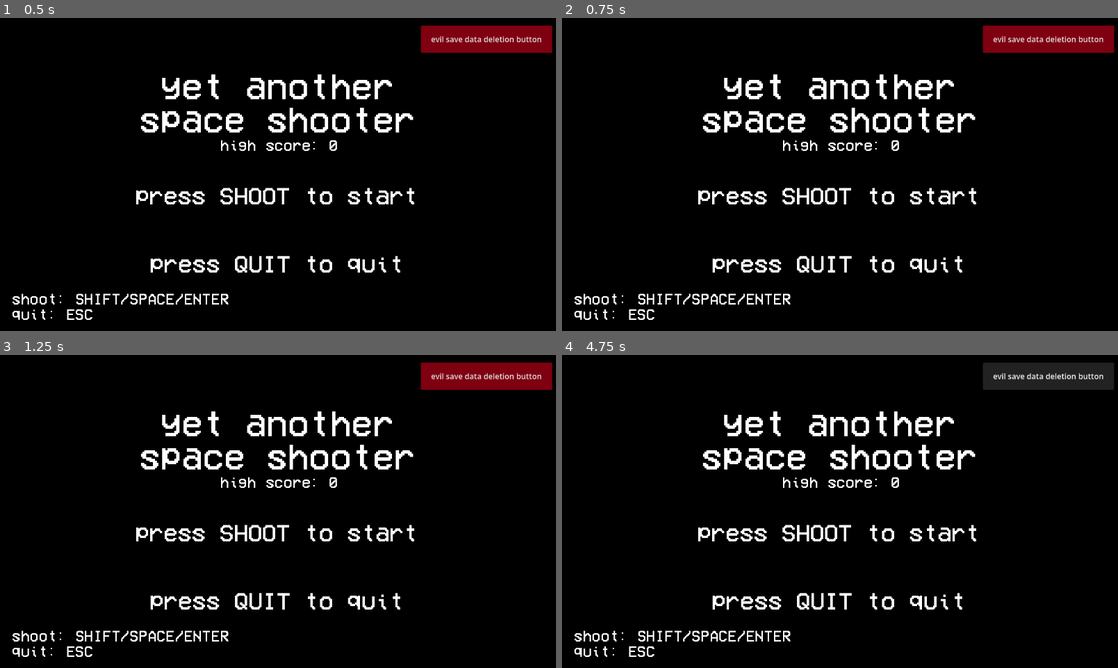
Above: before the commit, frames 1-4 (two rows, left to right).
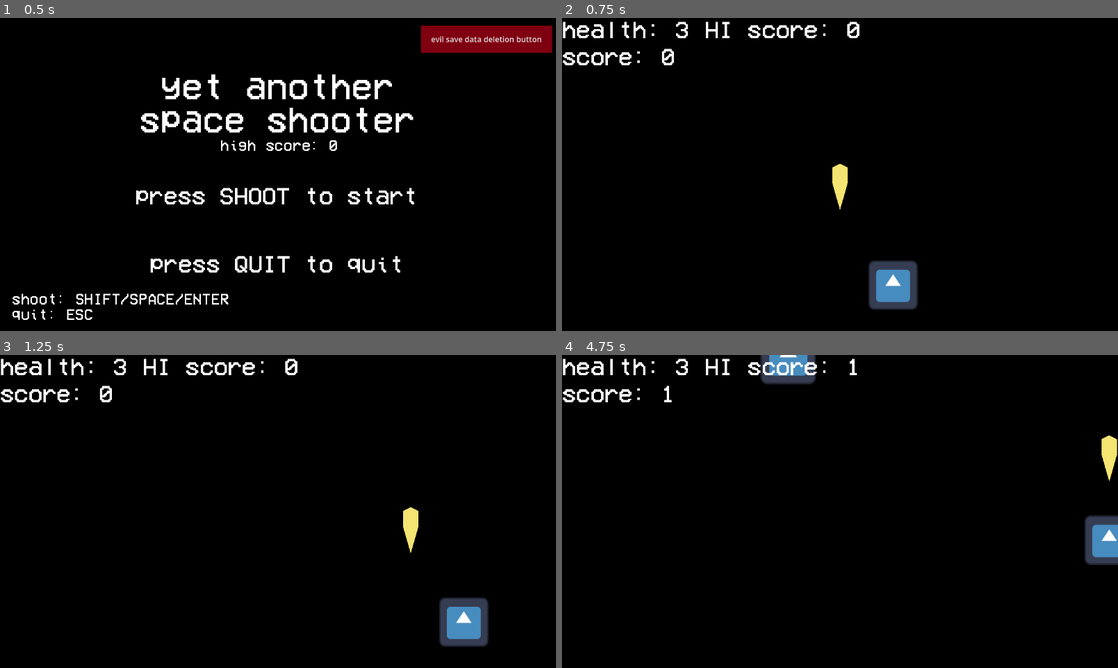
Above: after the commit, the same moments.

Repository: justinsly/shape-space
Game: Godot game, scene res://scenes/screens/titlescreen.tscn
Same seed, same stepped clock (60 frames per second), same inputs: the game is played once before the commit and once after it. The engine's default icon, where the game draws it, is replaced by a stand-in: a white triangle on a blue panel in a dark square.
Inputs (mouse positions are in pixels of both pictures, inside the frame that each line leads up to):
- Up to frame 1 (0.5 s): no input
- Up to frame 2 (0.75 s): tap Enter at 0.5 s; hold Right (move_right) from 0.53 s (still down); hold Space (shoot) from 0.53 s (still down)
- Up to frame 3 (1.25 s): keep holding Right (move_right); keep holding Space (shoot)
- Up to frame 4 (4.75 s): release Right (move_right) at 1.28 s; release Space (shoot) at 1.28 s; hold Down (move_down) 1.28-2.03 s; tap Space (shoot) at 1.35, 2, 4.35 s; hold Right (move_right) 2.03-2.75 s; hold Space (shoot) 2.03-2.75 s; click (1051, 376) at 2.75 s, where only the run before the commit has a clickable "evil save data deletion button"; click (1051, 376) at 3.5 s, where only the run before the commit has a clickable "ARE YOU SURE?"; tap Enter at 4.25 s; hold Up (move_up) from 4.28 s (still down)

Frame 1 is identical in both runs. In frame 2, 9.9% of the frame differs, in the area x 0-100%, y 1-97%; in frame 3, 10%; in frame 4, 10%, in the area x 0-100%, y 0-97%.

Commit message:
REMEMBER TO TEST YOUR CHANGES BEFORE COMMITTING, FOLKS

Diff:
--- a/scenes/screens/arcadegameover.gd
+++ b/scenes/screens/arcadegameover.gd
@@ -19,7 +19,7 @@
 
 	if Input.is_action_just_pressed("quit"):
 		print("quitting to title screen...")
-		get_tree().change_scene_to_file("res://titlescreen.tscn")
+		get_tree().change_scene_to_file("res://scenes/screens/titlescreen.tscn")
 
 
 func _on_pulse():
--- a/scenes/screens/titlescreen.gd
+++ b/scenes/screens/titlescreen.gd
@@ -5,6 +5,6 @@
 
 func _process(_delta):
 	if Input.is_action_just_pressed("shoot"):
-		get_tree().change_scene_to_file("res://main.tscn")
+		get_tree().change_scene_to_file("res://scenes/screens/main.tscn")
 	if Input.is_action_just_pressed("quit"):
 		get_tree().quit()
